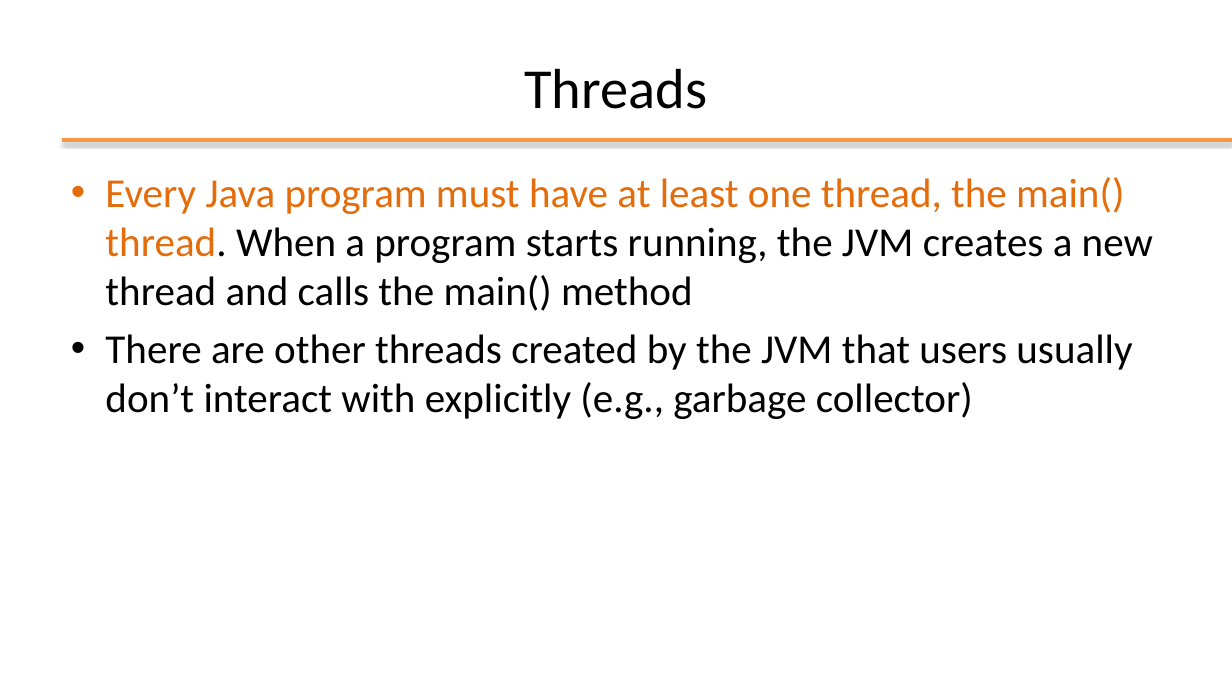
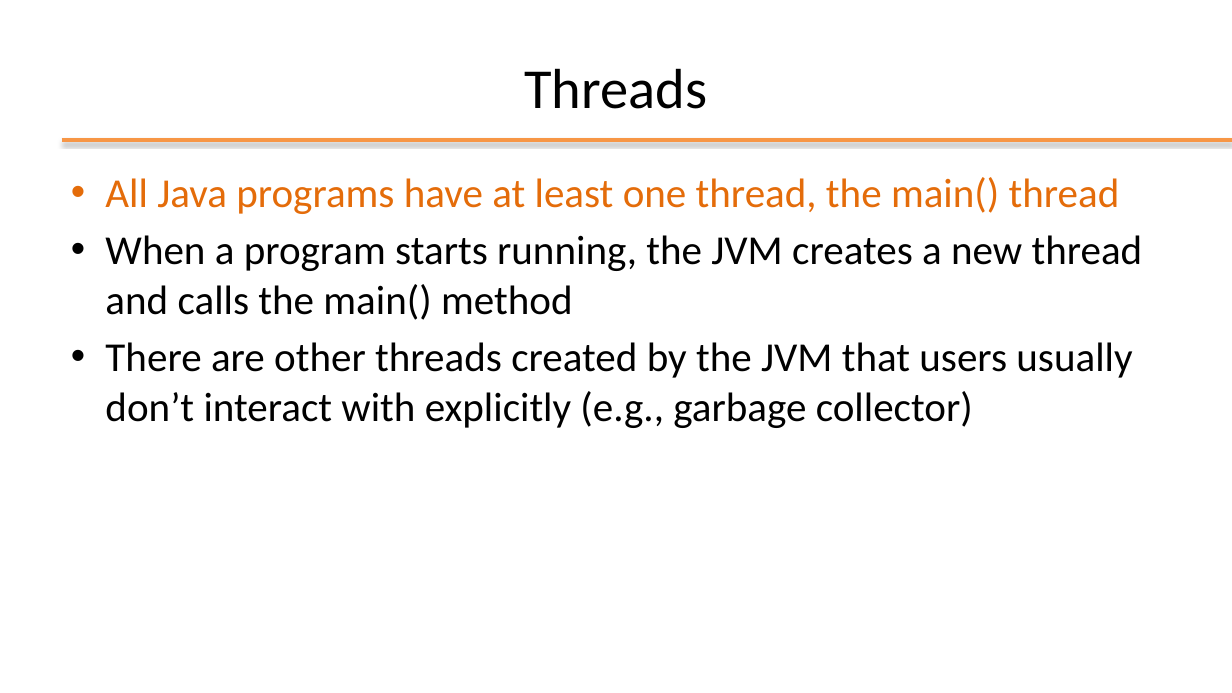
Before and after one commit to plctechnician/ooprogramming, a slide deck: slide 5 of java/slides/ppt/08 - Java Multi-Threading.pptx (slide 4 before the commit). Drawn at 1232x693 pixels with LibreOffice and Linux fonts; fonts in the diff are those of the drawing; background and template pictures are left out. Boxes give left, top, right and bottom in pixels: in the first picture for what was removed or moved away, otherwise in the second. Text is boxed around its words. In the diff, an @@ line names an element or a change of style, - is before the commit and + after.

```diff
--- a/java/slides/ppt/08 - Java Multi-Threading.pptx
+++ b/java/slides/ppt/08 - Java Multi-Threading.pptx
@@ text at (x1=105, y1=177, x2=1143, y2=320): text changed @@
-• Every Java program must have at least one thread, the main() thread. When a program starts running, the JVM creates a new thread and calls the main() method
+• All Java programs have at least one thread, the main() thread
+• When a program starts running, the JVM creates a new thread and calls the main() method
```
Also in this commit, not shown: 5 other slides changed, 1 slide removed, 15 other files.
